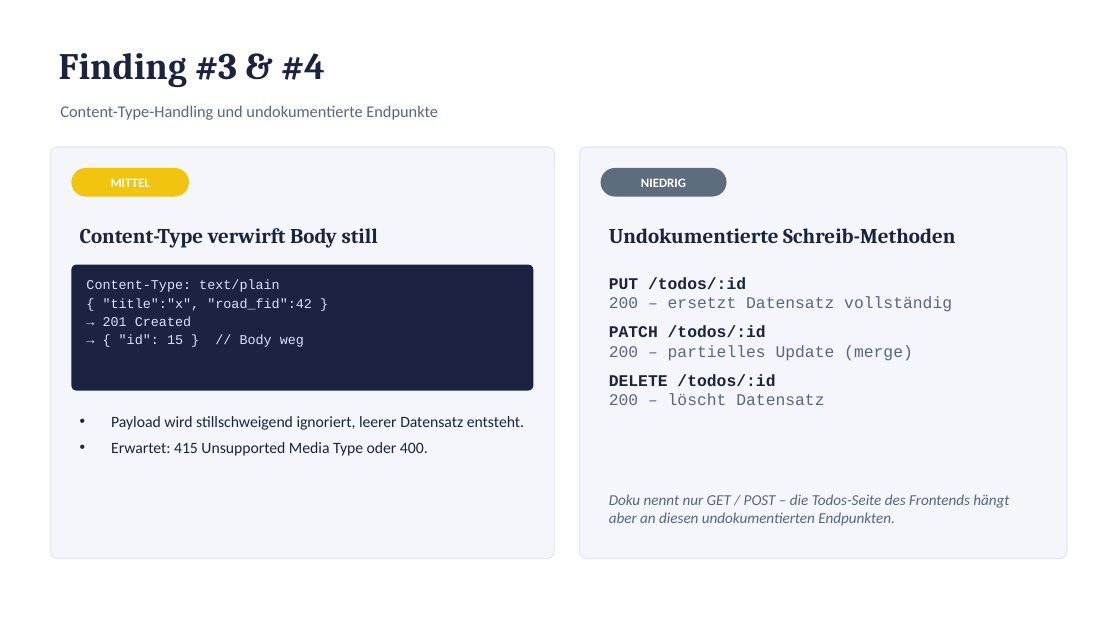
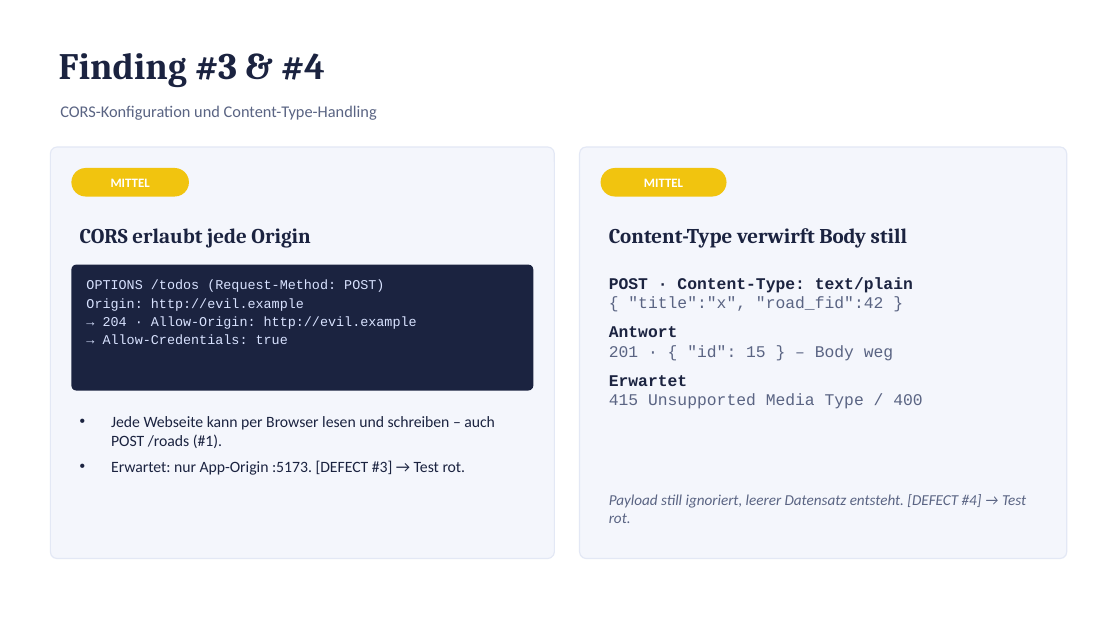
Before and after one commit to emrebaser94/edgital, a slide deck: slide 6 of api-tests/road-overview-api-findings.pptx. Drawn at 1120x630 pixels with LibreOffice and Linux fonts; fonts in the diff are those of the drawing. Boxes give left, top, right and bottom in pixels: in the first picture for what was removed or moved away, otherwise in the second. Text is boxed around its words. In the diff, an @@ line names an element or a change of style, - is before the commit and + after.

Commit message:
API tests: assert required behaviour and mark known defects
- The collection asserts the required behaviour; known defects are
  labelled [DEFECT #n] and fail on purpose (5 assertions), mirroring
  @defect in the E2E suite
- Update README, findings deck and the local Newman report

```diff
--- a/api-tests/road-overview-api-findings.pptx
+++ b/api-tests/road-overview-api-findings.pptx
@@ text at [60,105,377,120]: text changed @@
-Content-Type-Handling und undokumentierte Endpunkte
+CORS-Konfiguration und Content-Type-Handling
@@ rounded rectangle at [601,168,727,197]: fill #5D6D7E to #F1C40F @@
@@ text at [644,178,683,187]: text changed @@
-NIEDRIG
+MITTEL
@@ text at [80,228,310,248]: text changed @@
-Content-Type verwirft Body still
+CORS erlaubt jede Origin
@@ text at [609,228,907,248]: text changed @@
-Undokumentierte Schreib-Methoden
+Content-Type verwirft Body still
@@ text at [86,280,417,344]: text changed @@
-Content-Type: text/plain
-{ "title":"x", "road_fid":42 }
-→ 201 Created
-→ { "id": 15 } // Body weg
+OPTIONS /todos (Request-Method: POST)
+Origin: http://evil.example
+→ 204 · Allow-Origin: http://evil.example
+→ Allow-Credentials: true
@@ text at [609,277,922,409]: text changed @@
-PUT /todos/:id
-200 – ersetzt Datensatz vollständig
-PATCH /todos/:id
-200 – partielles Update (merge)
-DELETE /todos/:id
-200 – löscht Datensatz
+POST · Content-Type: text/plain
+{ "title":"x", "road_fid":42 }
+Antwort
+201 · { "id": 15 } – Body weg
+Erwartet
+415 Unsupported Media Type / 400
@@ text at [111,416,495,475]: text changed @@
-• Payload wird stillschweigend ignoriert, leerer Datensatz entsteht.
-• Erwartet: 415 Unsupported Media Type oder 400.
+• Jede Webseite kann per Browser lesen und schreiben – auch POST /roads (#1).
+• Erwartet: nur App-Origin :5173. [DEFECT #3] → Test rot.
@@ text at [609,494,1026,523]: text changed @@
-Doku nennt nur GET / POST – die Todos-Seite des Frontends hängt aber an diesen undokumentierten Endpunkten.
+Payload still ignoriert, leerer Datensatz entsteht. [DEFECT #4] → Test rot.
```
Also in this commit, not shown: 8 other slides changed, 3 other files.
